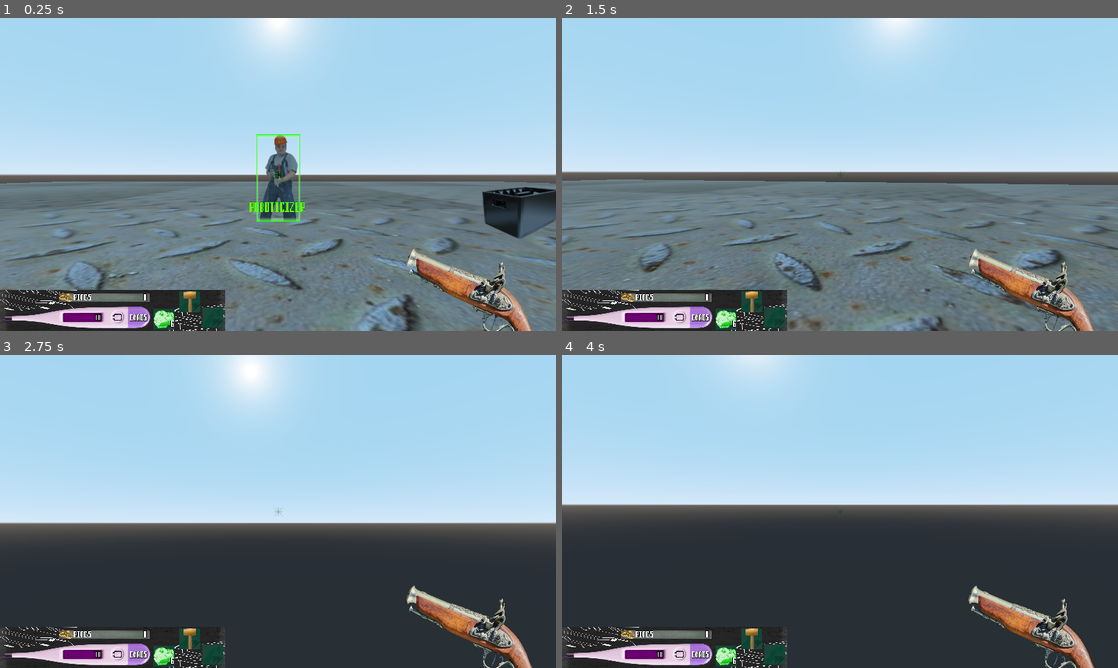
Above: before the commit, frames 1-4 (two rows, left to right).
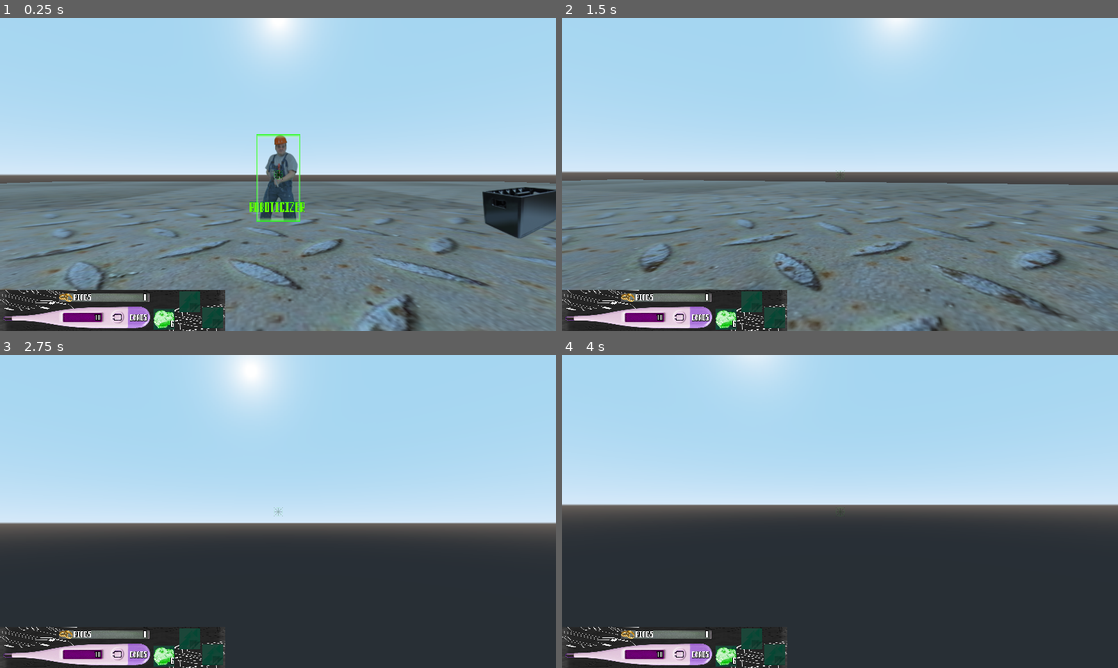
Above: after the commit, the same moments.

Repository: HauntedBees/Out-of-Stock-Jam
Game: Godot game, scene res://Testbench.tscn
The game is run twice, just before and just after one commit, with the same random seed, the same clock (stepped at 60 frames per second) and the same inputs.
Inputs (mouse positions are in pixels of both pictures, inside the frame that each line leads up to):
- Up to frame 1 (0.25 s): no input
- Up to frame 2 (1.5 s): move the mouse to (867, 174) at 0.52 s; hold F (use) 0.53-1.28 s; hold W (move_forward) from 0.53 s (still down); move the mouse to (812, 174) at 1.27 s; click (812, 174) at 1.35 s
- Up to frame 3 (2.75 s): keep holding W (move_forward); tap F (use) at 1.55 s; move the mouse to (289, 505) at 2.02 s; hold F (use) from 2.03 s (still down)
- Up to frame 4 (4 s): keep holding W (move_forward); move the mouse to (834, 517) at 2.77 s; release F (use) at 2.78 s; tap F (use) at 2.85 s; tap Enter at 3.5 s; move the mouse to (878, 514) at 3.52 s; hold F (use) from 3.53 s (still down); click (878, 514) at 3.6 s

The runs differ from the first frame. In frame 1, 2.2% of the frame differs, in the area x 33-96%, y 73-100%; in frame 2, 2.2%; in frame 3, 2.1%; in frame 4, 2.1%.

Commit message:
more inventory whatsits

Diff:
--- a/Game/Entities/PlayerInfo.gd
+++ b/Game/Entities/PlayerInfo.gd
@@ -5,6 +5,8 @@
 const INV_DELTA := 96
 const INV_WIDTH := 11
 const INV_HEIGHT := 3
+
+var UNARMED := Item.new("Unarmed", "", Vector2(0, 0), Vector2(0, 0), 1, false, true, false)
 
 var rings := 0
 var chaos_energy := 10
@@ -22,7 +24,7 @@
 	Item.new("Hammer", "Weapons/Hammer.png", Vector2(1, 3), Vector2(5, 0), 1, false, true, false),
 	Item.new("Pistol", "Weapons/Pistol.png", Vector2(1, 3), Vector2(0, 0), 1, false, true)
 ]
-var current_weapon:Item = inventory[2]
+var current_weapon:Item = UNARMED
 
 func get_ammo(type := "") -> int:
 	if type == "": type = current_weapon.type
--- a/Game/HUD/Inventory.gd
+++ b/Game/HUD/Inventory.gd
@@ -38,9 +38,10 @@
 		var ii:InventoryItem = item.instance()
 		ii.search_drag = is_search
 		ii.parent_container = PlayerInfo.inventory
+		ii.other_container = search_contents if is_search else []
 		ii.rect_position = PlayerInfo.INV_OFFSET + PlayerInfo.INV_DELTA * i["position"]
 		ii.connect("equip_position_changed", self, "_refresh_equip_positions")
-		ii.connect("remove_item", self, "_remove_item", [i])
+		ii.connect("remove_item", self, "_item_moved")
 		ii.set_item(i)
 		items.append(ii)
 		add_child(ii)
@@ -50,16 +51,12 @@
 			ii.is_search = true
 			ii.search_drag = true
 			ii.parent_container = search_contents
+			ii.other_container = PlayerInfo.inventory
 			ii.rect_position = PlayerInfo.SEARCH_OFFSET + PlayerInfo.INV_DELTA * i["position"]
-			#ii.connect("equip_position_changed", self, "_refresh_equip_positions")
-			#ii.connect("remove_item", self, "_remove_item", [i])
+			ii.connect("remove_item", self, "_item_moved")
 			ii.set_item(i)
 			search_items.append(ii)
 			add_child(ii)
-
-func _remove_item(i:Item):
-	PlayerInfo.inventory.erase(i)
-	refresh_items()
 
 func refresh_items():
 	search.visible = is_search
@@ -70,6 +67,14 @@
 	search_items = []
 	_draw_items()
 
+func _item_moved():
+	if is_search:
+		get_tree().call_group("equip_monitor", "update_ammo")
+		if !PlayerInfo.inventory.has(PlayerInfo.current_weapon) && PlayerInfo.current_weapon != PlayerInfo.UNARMED:
+			PlayerInfo.current_weapon = PlayerInfo.UNARMED
+			get_tree().call_group("equip_monitor", "update_weapon")
+	refresh_items()
+
 func _refresh_equip_positions():
 	for i in items:
 		i.set_equip_order()
--- a/Game/HUD/InventoryItem.gd
+++ b/Game/HUD/InventoryItem.gd
@@ -17,16 +17,15 @@
 var search_drag := false
 var is_search := false
 var parent_container := []
+var other_container := []
 var num_columns := 0
 var equip_order := -1
 var info:Item
 var dragging := false
 var drag_start_pos := Vector2.ZERO
-var offset := Vector2.ZERO
 
 func set_item(i:Item): info = i
 func _ready():
-	offset = PlayerInfo.SEARCH_OFFSET if is_search else PlayerInfo.INV_OFFSET
 	num_columns = 4 if is_search else PlayerInfo.inventory_columns
 	if info.stackable:
 		hint_tooltip = "%s (%s)" % [info.type, info.amount]
@@ -45,7 +44,7 @@
 func set_equip_order():
 	if !info.equippable: return
 	equip_order = info.equip_index()
-	equip_label.visible = equip_order >= 0
+	equip_label.visible = !is_search && equip_order >= 0
 	if equip_order < 0: return
 	equip_label.text = String(equip_order)
 
@@ -69,30 +68,50 @@
 	dragging = false
 	shadow.visible = false
 	movehighlight.visible = false
-	if _is_valid_move_location():
+	var offset := PlayerInfo.SEARCH_OFFSET if is_search else PlayerInfo.INV_OFFSET
+	var other_offset := PlayerInfo.INV_OFFSET if is_search else PlayerInfo.SEARCH_OFFSET
+	if _is_valid_move_location(offset, parent_container):
 		if info.stackable:
-			var potential_merge := _get_potential_stack()
+			var potential_merge := _get_potential_stack(offset, parent_container)
 			if potential_merge != null:
-				_merge_items(potential_merge)
+				_merge_items(parent_container, potential_merge)
 				return
-		info.position = _get_shifted_location()
+		info.position = _get_shifted_location(offset)
 		rect_position = offset + PlayerInfo.INV_DELTA * info.position
+	elif (is_search || search_drag) && _is_valid_move_location(other_offset, other_container):
+		if info.stackable:
+			var potential_merge := _get_potential_stack(other_offset, other_container)
+			if potential_merge != null:
+				_merge_items(parent_container, potential_merge)
+				return
+		info.position = _get_shifted_location(other_offset)
+		rect_position = other_offset + PlayerInfo.INV_DELTA * info.position
+		_move_between_containers(parent_container, other_container, info)
 	shadow.rect_position = Vector2.ZERO
 	movehighlight.rect_position = Vector2.ZERO
 	PlayerInfo.inv_is_dragging = false
 	if info.equippable: emit_signal("equip_position_changed")
 
 func _process(_delta:float):
-	if dragging:
-		var new_pos := get_viewport().get_mouse_position()
-		var delta := new_pos - drag_start_pos
-		shadow.rect_position += delta
-		movehighlight.rect_position += delta
-		drag_start_pos = new_pos
-		movehighlight.color = CAN_MOVE if _is_valid_move_location() else CANT_MOVE
+	if !dragging: return
+	var new_pos := get_viewport().get_mouse_position()
+	var delta := new_pos - drag_start_pos
+	shadow.rect_position += delta
+	movehighlight.rect_position += delta
+	drag_start_pos = new_pos
+	var offset := PlayerInfo.SEARCH_OFFSET if is_search else PlayerInfo.INV_OFFSET
+	var valid_in_place := _is_valid_move_location(offset, parent_container)
+	if valid_in_place:
+		movehighlight.color = CAN_MOVE
+	elif is_search || search_drag:
+		var other_offset := PlayerInfo.INV_OFFSET if is_search else PlayerInfo.SEARCH_OFFSET
+		valid_in_place = _is_valid_move_location(other_offset, other_container)
+		movehighlight.color = CAN_MOVE if valid_in_place else CANT_MOVE
+	else:
+		movehighlight.color = CANT_MOVE
 
-func _is_valid_move_location() -> bool:
-	var current_position := _get_shifted_location()
+func _is_valid_move_location(offset:Vector2, container:Array) -> bool:
+	var current_position := _get_shifted_location(offset)
 	if current_position.x < 0 || current_position.y < 0: return false
 	var potential_end := current_position + info.size - Vector2(1, 1)
 	if potential_end.x >= num_columns || potential_end.y >= PlayerInfo.INV_HEIGHT: return false
@@ -100,17 +119,29 @@
 		if i.overlaps_item(info, current_position): return false
 	return true
 
-func _get_potential_stack() -> Item:
-	var current_position := _get_shifted_location()
-	for i in parent_container:
+func _get_potential_stack(offset:Vector2, container:Array) -> Item:
+	var current_position := _get_shifted_location(offset)
+	for i in container:
 		if i.overlaps_item(info, current_position, true): return i
 	return null
 
-func _merge_items(target:Item):
-	target.amount += info.amount
+func _move_between_containers(from:Array, to:Array, target:Item):
+	from.erase(target)
+	to.append(target)
 	emit_signal("remove_item")
 
-func _get_shifted_location() -> Vector2:
+func _merge_items(container:Array, target:Item):
+	var new_amount := target.amount + info.amount
+	if new_amount > 99:
+		var leftover := new_amount - 99
+		target.amount = 99
+		info.amount = leftover
+	else:
+		target.amount += info.amount
+		container.erase(info)
+	emit_signal("remove_item")
+
+func _get_shifted_location(offset:Vector2) -> Vector2:
 	return ((rect_position + shadow.rect_position - offset) / PlayerInfo.INV_DELTA).round()
 
 func _on_mouse_entered():
--- a/Game/Interactable.gd
+++ b/Game/Interactable.gd
@@ -2,7 +2,7 @@
 extends Entity
 
 var contents := [
-	Item.new("Pistol Ammo", "Weapons/PistolAmmo.png", Vector2(1, 1), Vector2(0, 0), 15)
+	Item.new("Pistol Ammo", "Weapons/PistolAmmo.png", Vector2(1, 1), Vector2(0, 0), 95)
 ]
 
 func _ready():
--- a/Game/Player.gd
+++ b/Game/Player.gd
@@ -21,10 +21,10 @@
 
 func _ready():
 	Input.set_mouse_mode(Input.MOUSE_MODE_CAPTURED)
-	weapon.set_weapon("Pistol")
+	weapon.set_weapon(PlayerInfo.current_weapon.type)
 
 func _physics_process(delta:float):
-	if weapon != null: weapon.try_attack(delta)
+	if weapon != null && PlayerInfo.current_weapon != PlayerInfo.UNARMED: weapon.try_attack(delta)
 	_handle_input()
 	_handle_movement(delta)
 	_handle_cursor()
--- a/Game/Weapons/Weapon.gd
+++ b/Game/Weapons/Weapon.gd
@@ -37,6 +37,10 @@
 func update_weapon(): set_weapon(PlayerInfo.current_weapon.type)
 func set_weapon(weapon:String):
 	if current_weapon == weapon: return
+	if weapon == "Unarmed":
+		for wt in weapon_textures:
+			wt.visible = false
+		return
 	var prev_weapon := current_weapon
 	current_weapon = weapon
 	var w:Dictionary = weapon_info[weapon]
@@ -64,6 +68,7 @@
 	cooldown_remaining = 0
 
 func try_attack(delta:float):
+	if current_weapon == "Unarmed": return
 	cooldown_remaining -= delta
 	if Input.get_mouse_mode() != Input.MOUSE_MODE_CAPTURED || !Input.is_action_just_pressed("action"): return
 	if cooldown_remaining > 0.0: return
Not shown, changed: Assets/Images Used.txt
